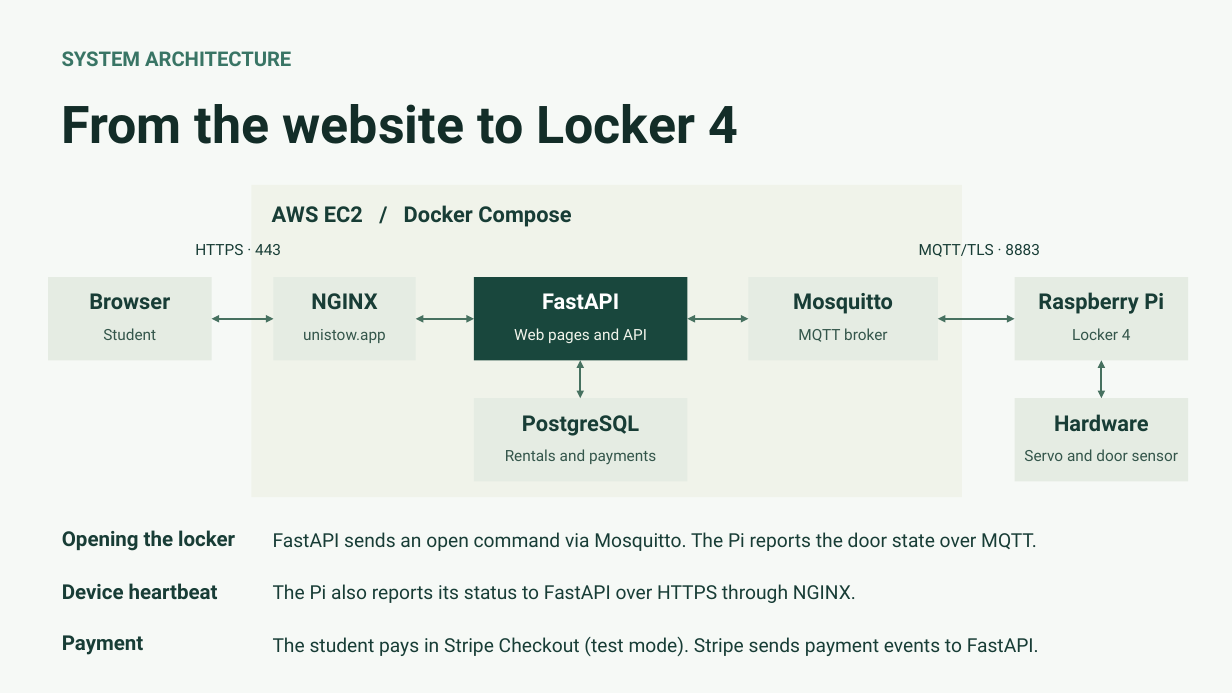
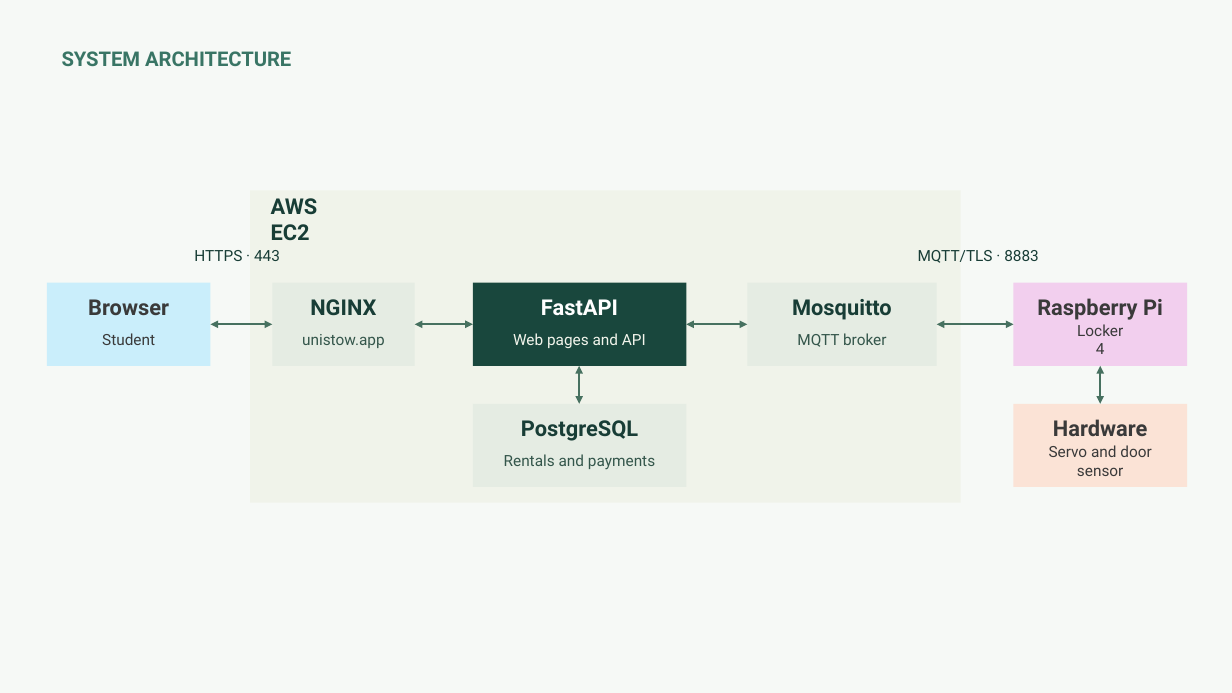
Before and after one commit to nikitsya/UniStow, a slide deck: slide 3 of docs/presentations/UniStow-Progress-Review-2026-11-11.pptx. Drawn at 1232x693 pixels with LibreOffice and Linux fonts; fonts in the diff are those of the drawing. Boxes give left, top, right and bottom in pixels: in the first picture for what was removed or moved away, otherwise in the second. Text is boxed around its words. In the diff, an @@ line names an element or a change of style, - is before the commit and + after.

```diff
--- a/docs/presentations/UniStow-Progress-Review-2026-11-11.pptx
+++ b/docs/presentations/UniStow-Progress-Review-2026-11-11.pptx
@@ text removed at (x1=62, y1=104, x2=738, y2=144) @@
-From the website to Locker 4
@@ text at (x1=271, y1=198, x2=318, y2=241): text changed @@
-AWS EC2 / Docker Compose
+AWS EC2
@@ rectangle at (x1=47, y1=283, x2=211, y2=366): fill #E5ECE3 to #CAEEFB @@
@@ text colour #183D36 to #3A3A3A in 3 elements at (x1=1037, y1=298, x2=1163, y2=320), (x1=1053, y1=419, x2=1148, y2=436), (x1=88, y1=299, x2=169, y2=315) @@
@@ rectangle at (x1=1014, y1=283, x2=1188, y2=366): fill #E5ECE3 to #F2CFEE @@
@@ text colour #34564B to #3A3A3A in 3 elements at (x1=1049, y1=445, x2=1151, y2=476), (x1=102, y1=333, x2=155, y2=345), (x1=1077, y1=324, x2=1123, y2=354) @@
@@ 10 texts, 8 rectangles, 6 double arrows moved together from (x1=48, y1=185, x2=1189, y2=497) to (x1=47, y1=190, x2=1188, y2=503) @@
@@ rectangle at (x1=1014, y1=404, x2=1188, y2=487): fill #E5ECE3 to #FBE3D6 @@
@@ text "Servo and door sensor" moved from (x1=1024, y1=449, x2=1178, y2=461) to (x1=1049, y1=445, x2=1151, y2=476) @@
@@ text removed at (x1=62, y1=530, x2=235, y2=551) @@
-Opening the locker
@@ text removed at (x1=273, y1=532, x2=1037, y2=551) @@
-FastAPI sends an open command via Mosquitto. The Pi reports the door state over MQTT.
@@ text removed at (x1=62, y1=583, x2=218, y2=600) @@
-Device heartbeat
@@ text removed at (x1=273, y1=584, x2=856, y2=603) @@
-The Pi also reports its status to FastAPI over HTTPS through NGINX.
@@ text removed at (x1=62, y1=635, x2=143, y2=655) @@
-Payment
@@ text removed at (x1=273, y1=637, x2=1039, y2=656) @@
-The student pays in Stripe Checkout (test mode). Stripe sends payment events to FastAPI.
```
Also in this commit, not shown: 9 other slides changed.
